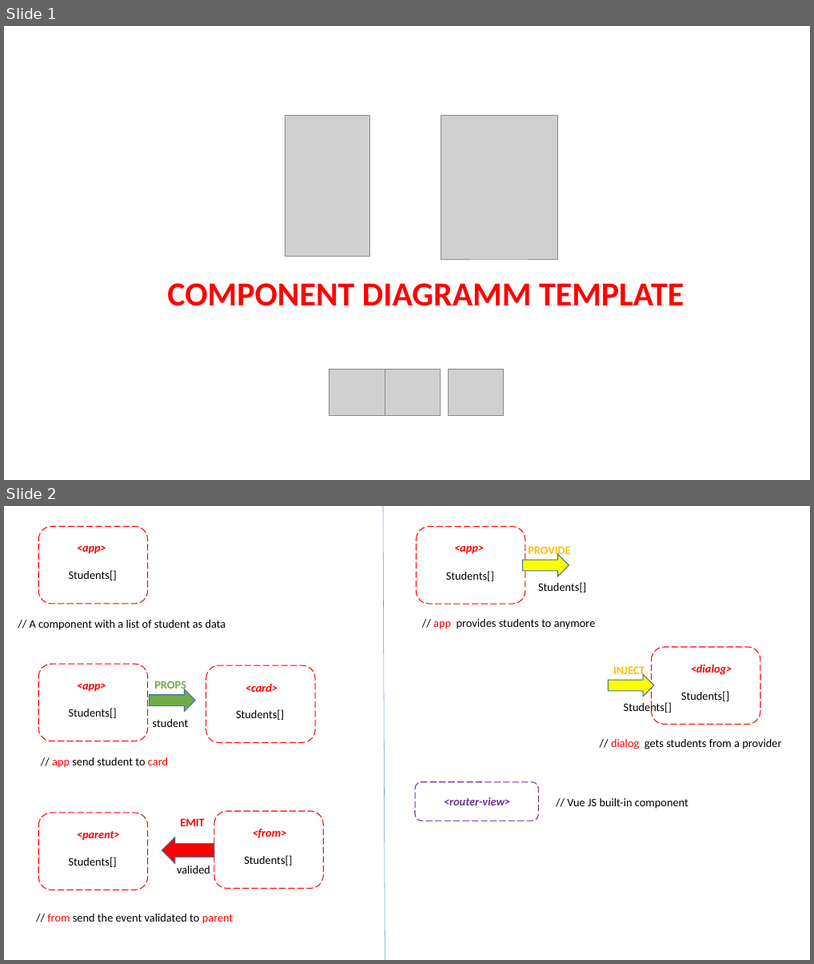
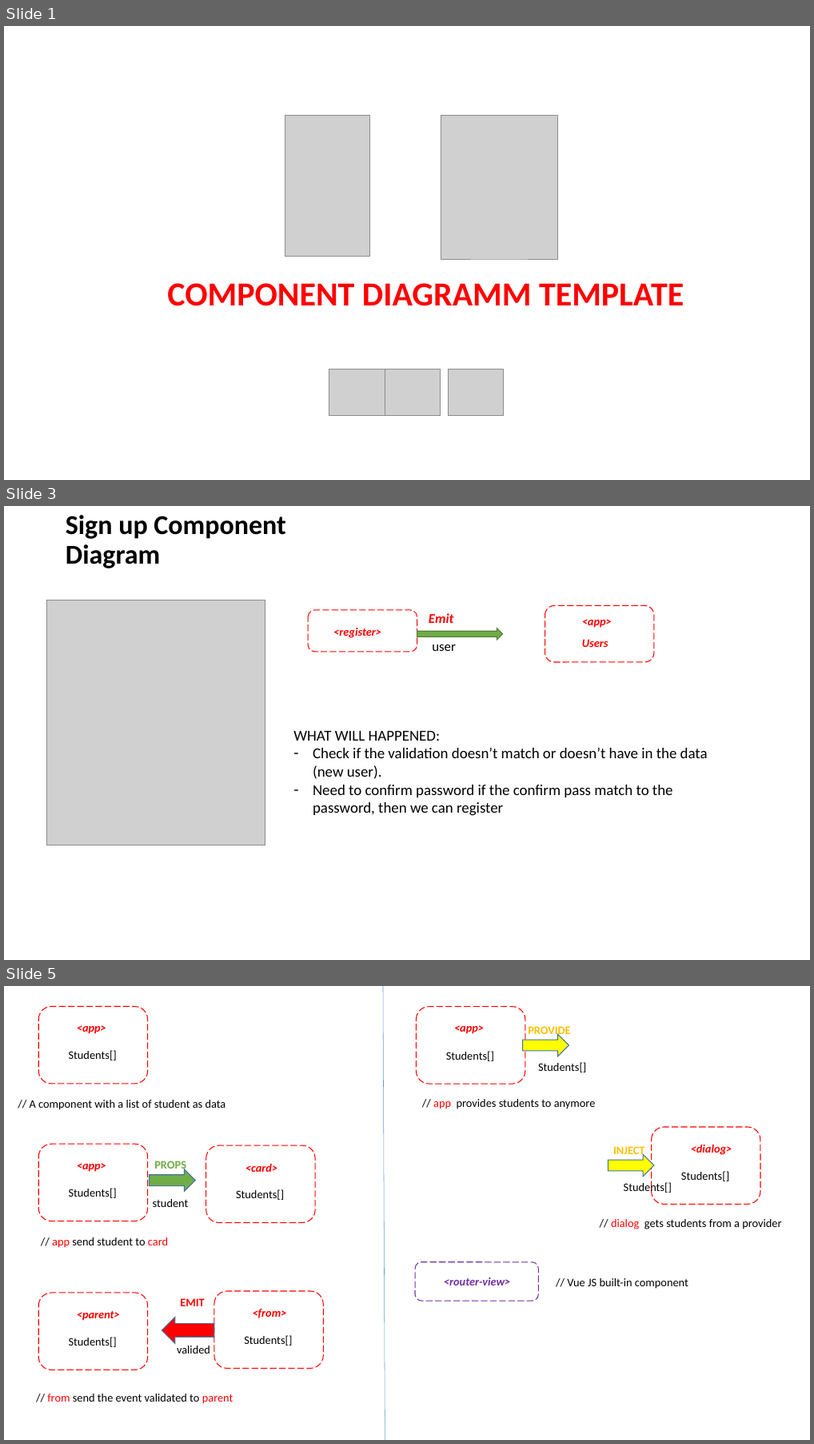
Before and after one commit to pnc-virtual-company/2021-G7-V2-PART1, a slide deck: docs/COMPONENT-DIAGRAM.pptx. Shown one above the other, each under a label of ours: slides 1 and 2 before the commit, slides 1, 3 and 5 after it; the slides between them are not shown. The pictures are 814x964 and 814x1444 pixels, drawn with LibreOffice and Linux fonts; fonts in the diff are those of the drawing; grey boxes stand for pictures. Boxes give left, top, right and bottom in pixels: in the first picture for what was removed or moved away, otherwise in the second. Text is boxed around its words. In the diff, an @@ line names an element or a change of style, - is before the commit and + after.

Commit message:
#9 ER Diagram Update

```diff
--- a/docs/COMPONENT-DIAGRAM.pptx
+++ b/docs/COMPONENT-DIAGRAM.pptx
@@ slide 3 added at (x1=4, y1=506, x2=810, y2=960), background #FFFFFF @@
@@ title added at (x1=66, y1=515, x2=286, y2=568), 32.4 pt, text #000000, bold @@
+Sign up Component Diagram
@@ picture added at (x1=46, y1=600, x2=265, y2=844) @@
@@ rounded rectangle added at (x1=308, y1=610, x2=417, y2=652), outline #FF0000 1 pt dashed @@
@@ text added at (x1=429, y1=613, x2=454, y2=623), 16 pt, text #FF0000, bold, italic @@
+Emit
@@ rounded rectangle added at (x1=546, y1=606, x2=654, y2=662), outline #FF0000 1 pt dashed @@
@@ text added at (x1=582, y1=619, x2=612, y2=628), 13.7 pt, text #FF0000, bold, italic @@
+<app>
@@ text added at (x1=334, y1=628, x2=382, y2=638), 13.7 pt, text #FF0000, bold, italic @@
+<register>
@@ down arrow added at (x1=418, y1=628, x2=503, y2=640), fill #70AD47, outline #538035 1 pt @@
@@ text added at (x1=432, y1=644, x2=456, y2=651), 16 pt, text #000000 @@
+user
@@ text added at (x1=582, y1=639, x2=609, y2=647), 13.7 pt, text #FF0000, bold, italic @@
+Users
@@ text added at (x1=294, y1=731, x2=708, y2=816), 18 pt, text #000000 @@
+WHAT WILL HAPPENED:
+– Check if the validation doesn’t match or doesn’t have in the data (new user).
+– Need to confirm password if the confirm pass match to the password, then we can register
@@ what was slide 2 is now slide 5 @@
```
Also in this commit, not shown: 2 other slides added, 1 other file.
